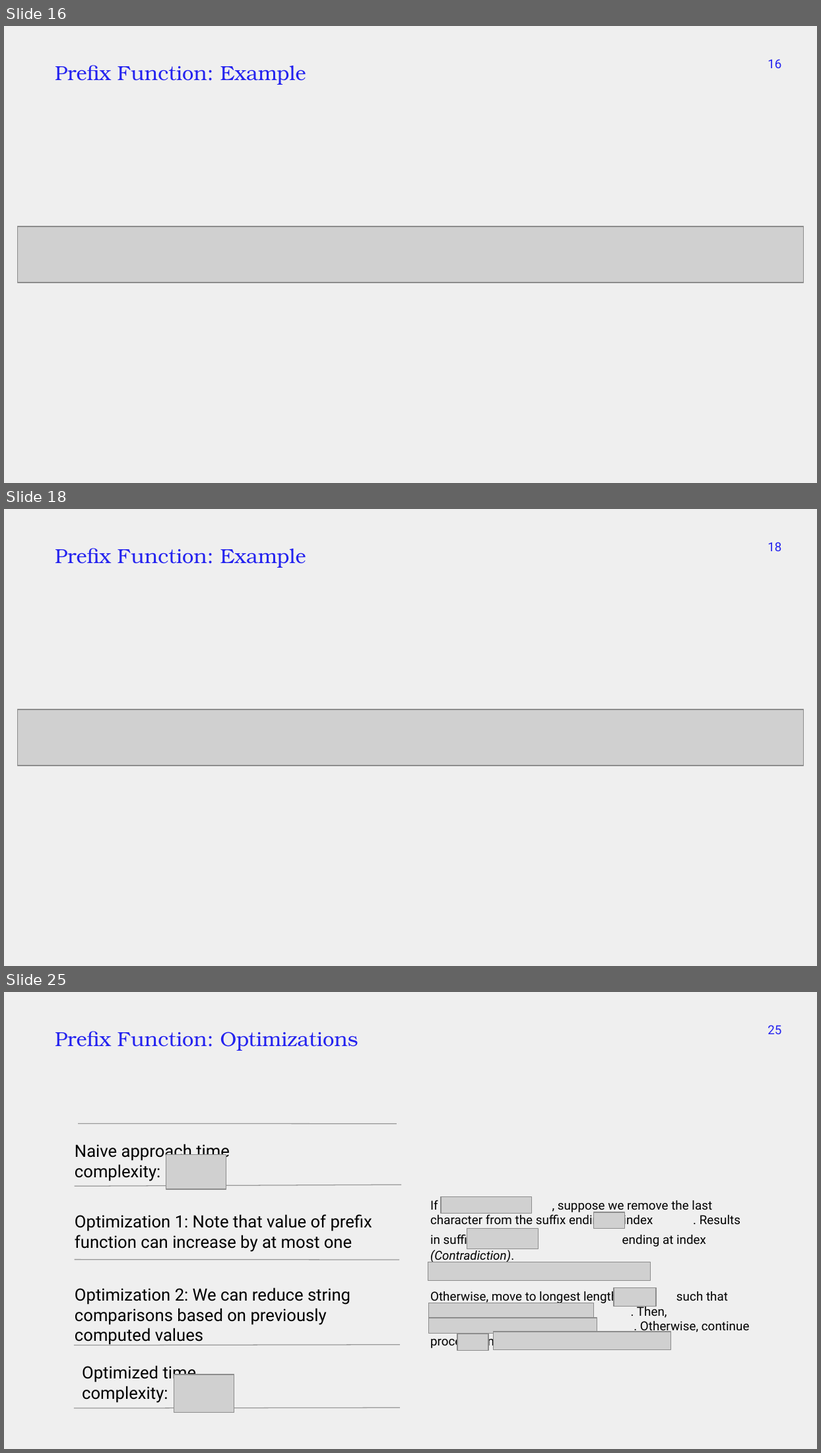
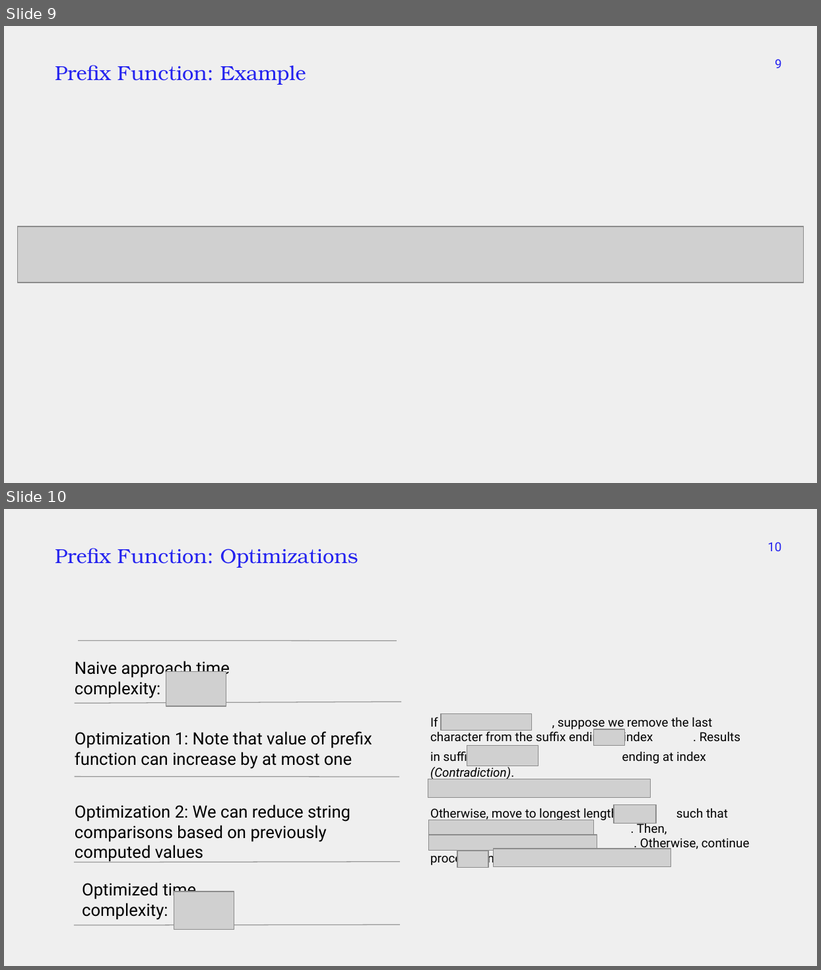
Before and after one commit to markfloryan/advalgo_projects, a slide deck: projects/12-KnuthMorrisPratt/slides/lecture_KMP.pptx. Shown one above the other, each under a label of ours: slides 16, 18 and 25 before the commit, slides 9 and 10 after it; the slides between them are not shown. The pictures are 821x1453 and 821x970 pixels, drawn with LibreOffice and Linux fonts; fonts in the diff are those of the drawing; grey boxes stand for pictures; background and template pictures are left out. Boxes give left, top, right and bottom in pixels: in the first picture for what was removed or moved away, otherwise in the second. Text is boxed around its words. In the diff, an @@ line names an element or a change of style, - is before the commit and + after.

```diff
--- a/projects/12-KnuthMorrisPratt/slides/lecture_KMP.pptx
+++ b/projects/12-KnuthMorrisPratt/slides/lecture_KMP.pptx
@@ slide 18 removed at (4, 509, 817, 966), background #EFEFEF @@
@@ subtitle removed at (55, 548, 306, 568) @@
-Prefix Function: Example
@@ page number removed at (768, 542, 781, 551) @@
-18
@@ picture removed at (18, 710, 804, 766) @@
@@ what was slide 16 is now slide 9 @@
@@ page number at (775, 59, 782, 68): text changed @@
-16
+9
@@ what was slide 25 is now slide 10 @@
@@ page number at (768, 542, 781, 551): text changed @@
-25
+10
```
Also in this commit, not shown: 2 slides changed, 44 other slides removed.
